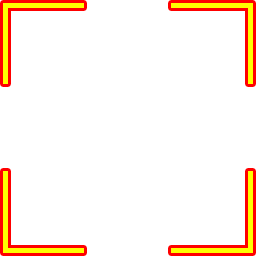
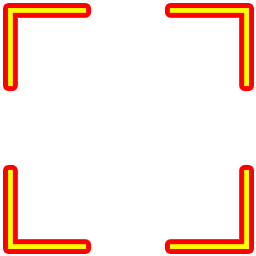
The second (256, 256) image is a revision of the first. Changes to its layers:
painted on "Rectangle 1 copy" over <box>3,3,253,253</box>
